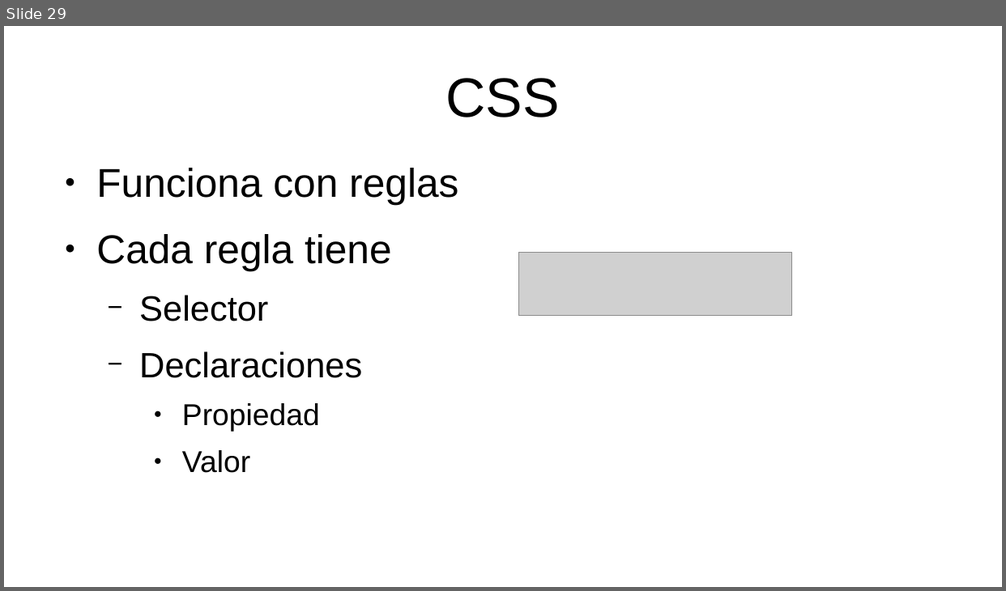
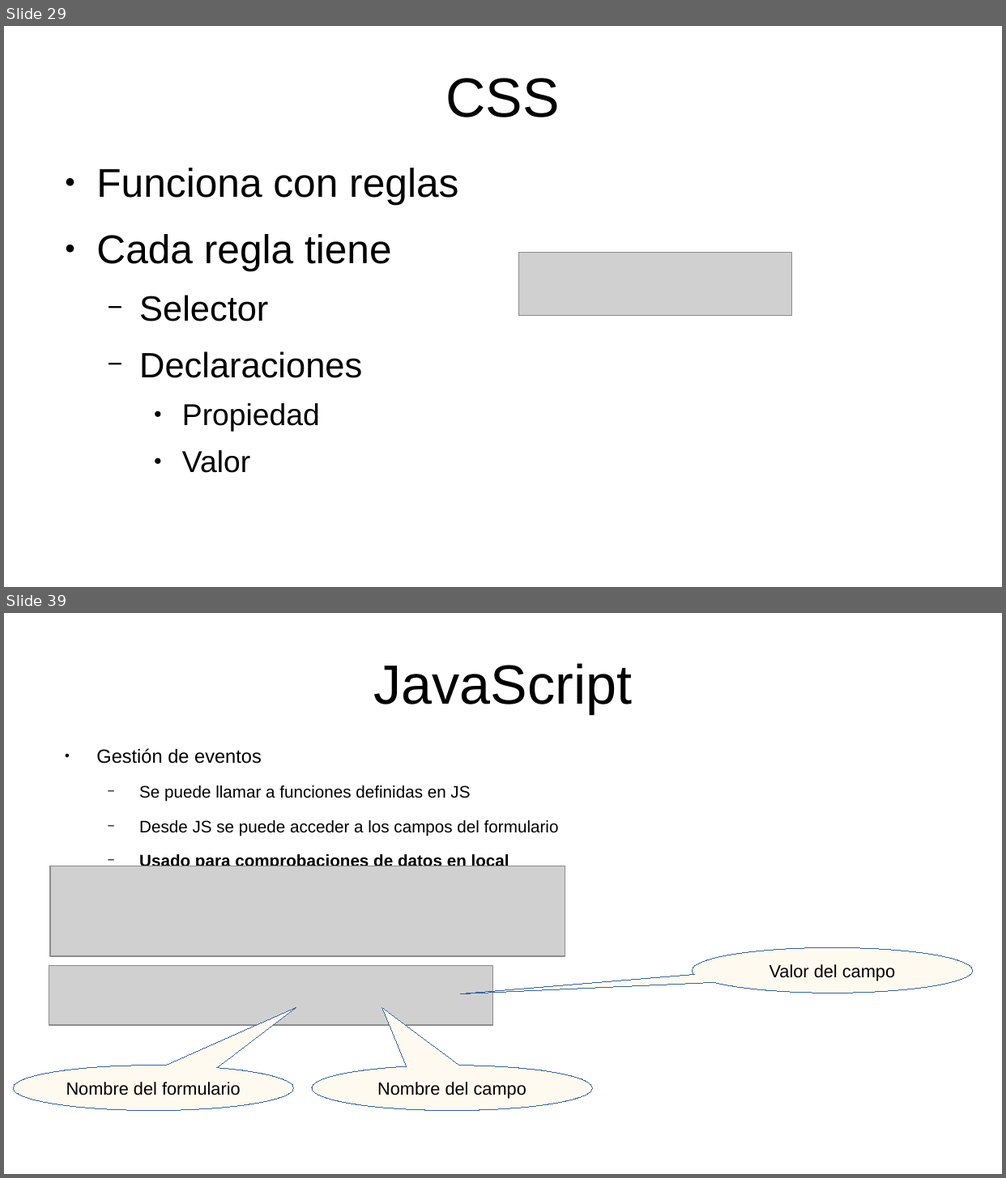
Before and after one commit to mikel-egana-aranguren/EHU-SGSSI-01, a slide deck: SistemasWeb/SistemasWeb.odp. Shown one above the other, each under a label of ours: slide 29 before the commit, slides 29 and 39 after it; the slides between them are not shown. The pictures are 1006x591 and 1006x1178 pixels, drawn with LibreOffice and Linux fonts; fonts in the diff are those of the drawing; grey boxes stand for pictures; background and template pictures are left out. Boxes give left, top, right and bottom in pixels: in the first picture for what was removed or moved away, otherwise in the second. Text is boxed around its words. In the diff, an @@ line names an element or a change of style, - is before the commit and + after.

```diff
--- a/SistemasWeb/SistemasWeb.odp
+++ b/SistemasWeb/SistemasWeb.odp
@@ slide 39 added at <box>4,613,1002,1174</box>, background #FFFFFF @@
@@ title added at <box>373,663,632,714</box>, 44 pt, text #000000 @@
+JavaScript
@@ text added at <box>96,748,559,867</box>, 13.3 pt, text #000000 @@
+● Gestión de eventos
+  − Se puede llamar a funciones definidas en JS
+  − Desde JS se puede acceder a los campos del formulario
+  − Usado para comprobaciones de datos en local
@@ picture added at <box>50,866,565,956</box> @@
@@ speech bubble added at <box>692,948,973,994</box>, fill #FFFAF0, outline #3465A4 0 pt, 14 pt, text #000000 @@
+Valor del campo
@@ picture added at <box>49,966,493,1026</box> @@
@@ speech bubble added at <box>13,1066,294,1111</box>, fill #FFFAF0, outline #3465A4 0 pt, 14 pt, text #000000 @@
+Nombre del formulario
@@ speech bubble added at <box>312,1066,593,1111</box>, fill #FFFAF0, outline #3465A4 0 pt, 14 pt, text #000000 @@
+Nombre del campo
```
Also in this commit, not shown: 1 slide changed, 9 other slides added, 1 other file.
